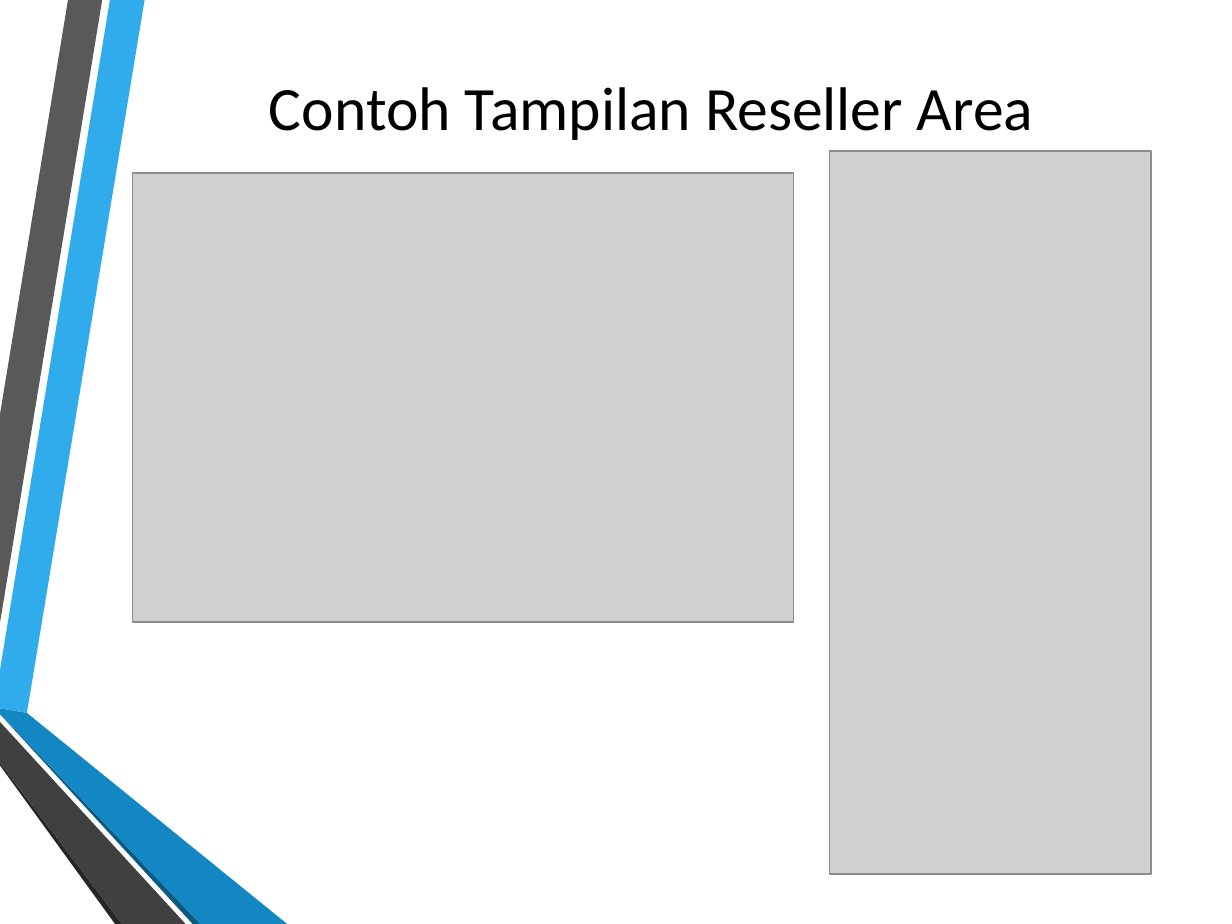
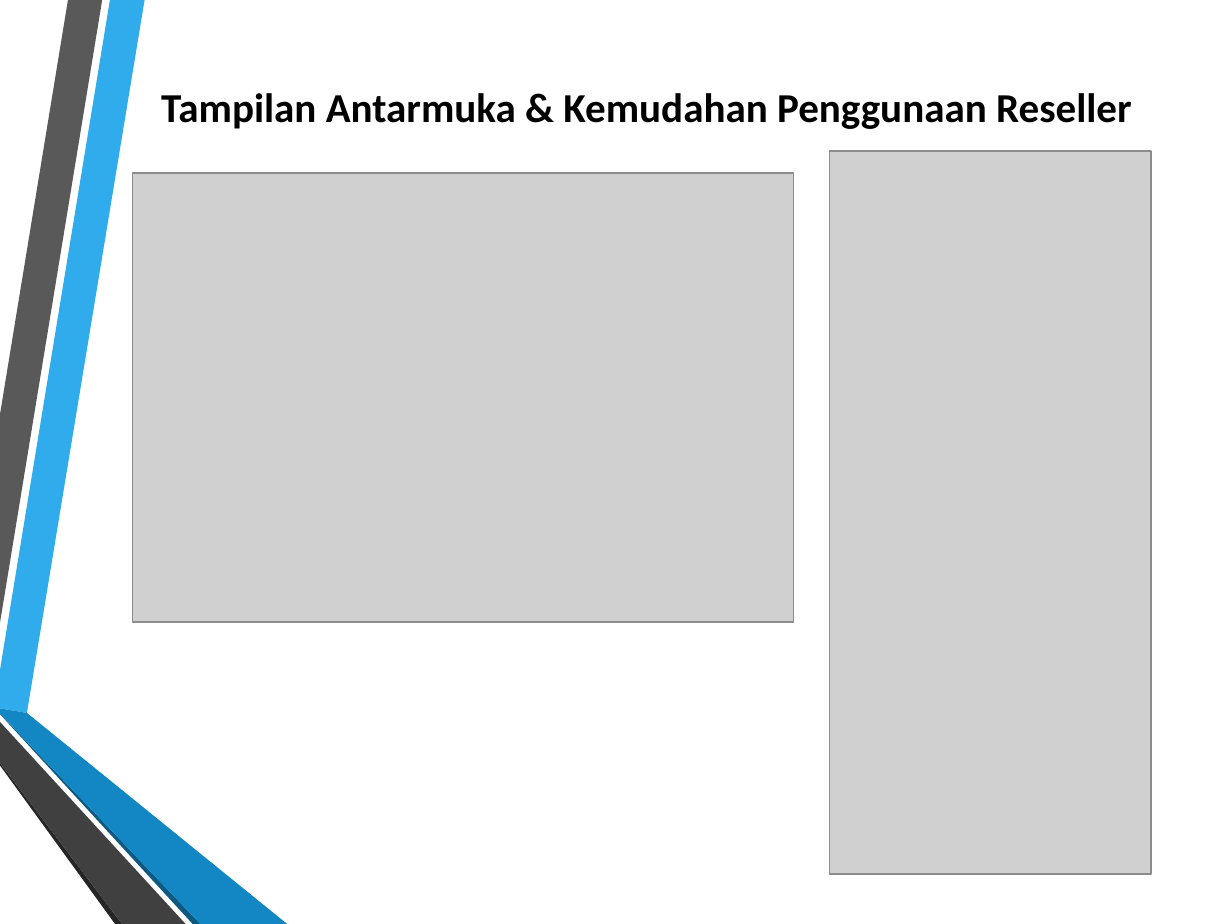
Before and after one commit to dendie851/sbiz-php, a slide deck: slide 9 of presentation/slide-presentation.pptx (slide 10 before the commit). Drawn at 1232x924 pixels with LibreOffice and Linux fonts; fonts in the diff are those of the drawing; grey boxes stand for pictures; background and template pictures are left out. Boxes give left, top, right and bottom in pixels: in the first picture for what was removed or moved away, otherwise in the second. Text is boxed around its words. In the diff, an @@ line names an element or a change of style, - is before the commit and + after.

```diff
--- a/presentation/slide-presentation.pptx
+++ b/presentation/slide-presentation.pptx
@@ title at [161, 93, 1132, 129]: text changed; size 36 to 24 pt; bold on @@
-Contoh Tampilan Reseller Area
+Tampilan Antarmuka & Kemudahan Penggunaan Reseller
```
Also in this commit, not shown: 8 other slides changed, 4 slides added, 4 slides removed, 3 other files.
